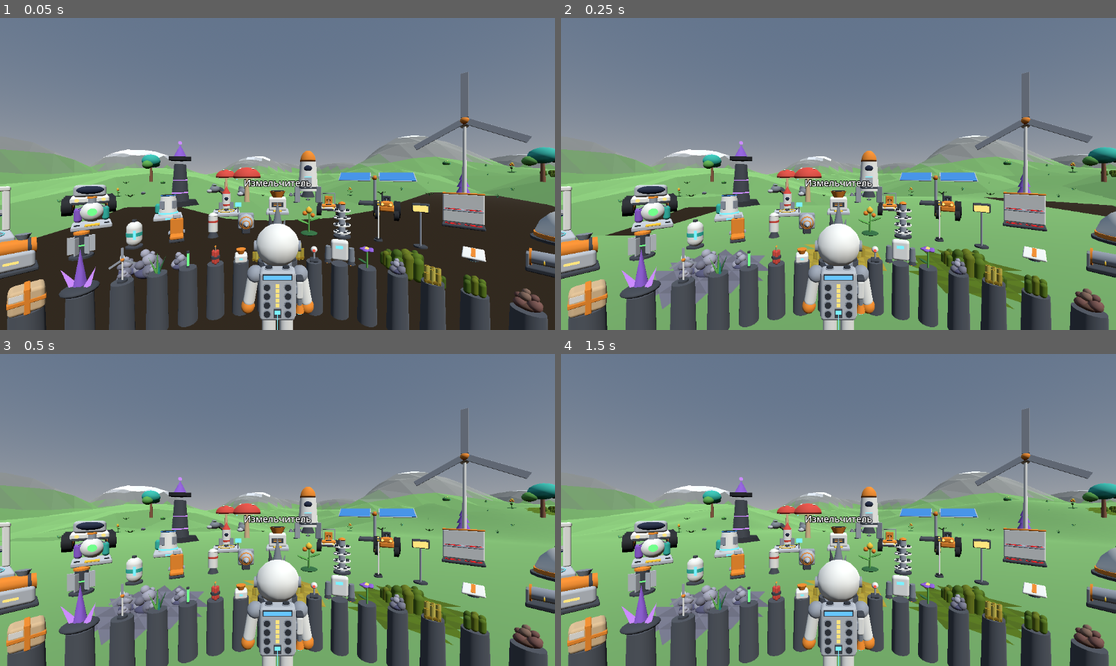
Above: before the commit, frames 1-4 (two rows, left to right).
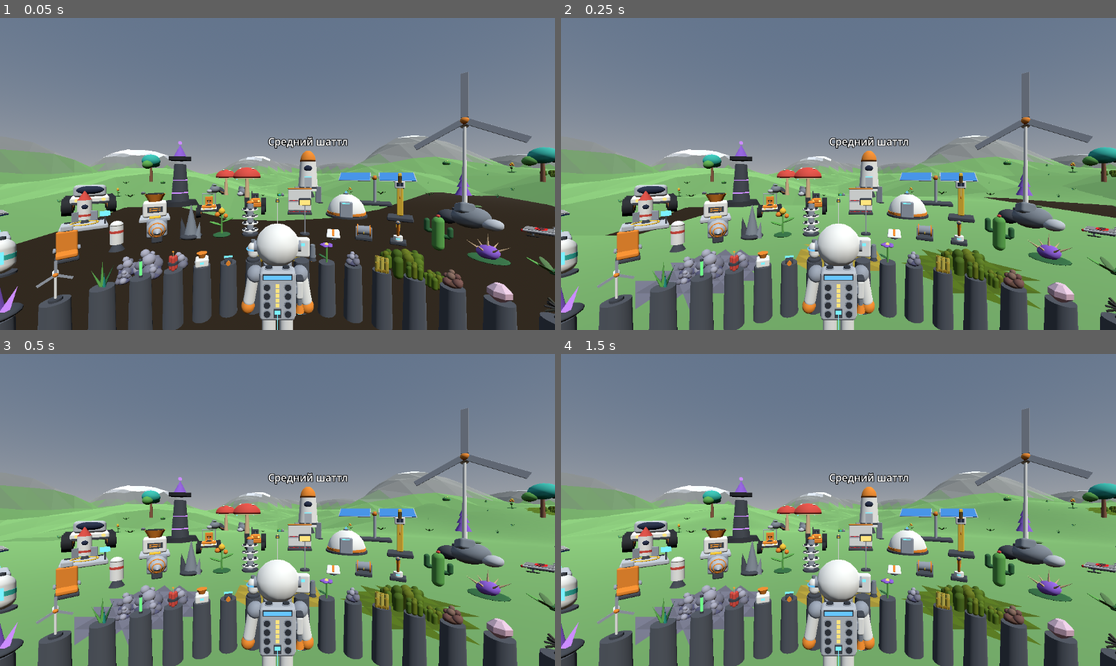
Above: after the commit, the same moments.

Repository: Vano3667/Astro-Planet
Game: Godot game, scene res://main.tscn
Same seed, same stepped clock (60 frames per second), same inputs: the game is played once before the commit and once after it.
Inputs:
- Up to frame 1 (0.05 s): no input
- Up to frame 2 (0.25 s): no input
- Up to frame 3 (0.5 s): no input
- Up to frame 4 (1.5 s): tap Enter at 1.25 s

The runs differ from the first frame. In frame 1, 24% of the frame differs, in the area x 0-100%, y 38-100%; in frame 2, 25%; in frame 3, 25%; in frame 4, 25%.

Commit message:
Набор 7 (черновик): 14 моделей растений и находок; STATUS: большие файлы до агента больше не доходят
Описание природы (astro-planet-research, data/appearance/nature.md)
прочитать не удалось: файл не дошёл до агента и без картинок в сообщении.
Модели набора 7 сделаны НЕ по этому описанию, а по общему представлению
агента о том, как выглядят такие растения; с описанием не сверены.
Они стоят только в витрине, на землю не расставляются.
В STATUS записано, что эту длинную беседу пора сменить на новую.

Diff:
--- a/game/models/index.gd
+++ b/game/models/index.gd
@@ -6,6 +6,8 @@
 # Set 5 only replaces existing models (fixes after looking at pictures): no catalog, no palette.
 # Set 6 holds the resource nuggets; the old one-shape "nugget" entries are left out of the
 # catalog (the model itself stays: main.gd may still build it).
+# Set 7 is a DRAFT of plants and research finds that was not checked against the appearance
+# descriptions (see the warning at the top of models_set7.gd). It only adds new models.
 # SMOOTH_IDS: models of any set whose 12-sided cylinders are rebuilt with more sides
 # (seen on sheets 01, 02 and 05, 2026-11-24: small round bases looked faceted).
 # Set 5 does the same for its own list of models from sets 1 and 2 (with 20 sides).
@@ -15,6 +17,7 @@
 const Set4 := preload("res://models/models_set4.gd")
 const Set5 := preload("res://models/models_set5.gd")
 const Set6 := preload("res://models/models_set6.gd")
+const Set7 := preload("res://models/models_set7.gd")
 
 const SMOOTH_IDS := ["tether_post", "beacon", "crystal", "solar_small", "solar_medium", "oxygen_portable", "power_extender", "floodlight", "sensor"]
 const SMOOTH_SIDES := 16
@@ -29,6 +32,9 @@
 
 static func _find_parts(id: String) -> Array:
 	var p: Array = Set5.parts5(id)
+	if not p.is_empty():
+		return p
+	p = Set7.parts7(id)
 	if not p.is_empty():
 		return p
 	p = Set6.parts6(id)
@@ -62,6 +68,8 @@
 
 
 static func get_color(key: String) -> Color:
+	if Set7.PALETTE7.has(key):
+		return Set7.PALETTE7[key]
 	if Set6.PALETTE6.has(key):
 		return Set6.PALETTE6[key]
 	if Set4.PALETTE4.has(key):
@@ -87,4 +95,5 @@
 	all.append_array(Set3.CATALOG3)
 	all.append_array(Set4.CATALOG4)
 	all.append_array(Set6.CATALOG6)
+	all.append_array(Set7.CATALOG7)
 	return all
--- /dev/null
+++ b/game/models/models_set7.gd
@@ -0,0 +1,350 @@
+extends "res://models/models.gd"
+# Model set 7 (DRAFT): plants and research finds.
+#
+# WHERE THE SHAPES COME FROM - read this before trusting the set.
+# These models were NOT made from the collected appearance descriptions. The file
+# astro-planet-research/data/appearance/nature.md (72 KB) did not reach the agent in the
+# session that wrote this set, so nothing here was checked against it. Shapes, proportions
+# and colors are the agent's own general idea of how such plants look in the reference game;
+# any of them may be wrong. Names, sizes in meters and geometry are own.
+# TO DO for the next session: read nature.md in a fresh conversation, compare every model
+# below with its description, fix or delete what does not match, then remove this warning.
+#
+# The models stand only in the showroom (index.gd, CATALOG7). They are not placed on the
+# ground by terrain/scatter.gd and have no behaviour.
+# Written without running the engine and without seeing a picture; checked by
+# tools/check_models.gd. See docs/REVIEW.md for what the agent has really seen.
+
+const PALETTE7 := {
+	"n_lilac": Color(0.94, 0.85, 0.94),
+	"n_lilac_stem": Color(0.80, 0.68, 0.82),
+	"n_orange": Color(0.97, 0.41, 0.03),
+	"n_cream": Color(0.94, 0.91, 0.88),
+	"n_cream_stem": Color(0.86, 0.80, 0.74),
+	"n_pink": Color(0.95, 0.66, 0.76),
+	"n_yellow": Color(0.97, 0.91, 0.03),
+	"n_yellow_soft": Color(0.95, 0.85, 0.30),
+	"n_red": Color(0.92, 0.05, 0.05),
+	"n_maroon": Color(0.45, 0.16, 0.12),
+	"n_maroon_dark": Color(0.30, 0.10, 0.09),
+	"n_olive": Color(0.47, 0.47, 0.03),
+	"n_brown": Color(0.42, 0.28, 0.16),
+	"n_pinklilac": Color(0.85, 0.53, 0.91),
+	"n_pinklilac_dark": Color(0.68, 0.38, 0.76),
+	"n_tongue": Color(0.94, 0.42, 0.84),
+	"n_darkgreen": Color(0.125, 0.22, 0.094),
+	"n_vine": Color(0.78, 0.03, 0.03),
+	"n_bulb": Color(0.72, 0.53, 0.78),
+	"n_beige": Color(0.91, 0.85, 0.72),
+	"n_green": Color(0.345, 0.66, 0.03),
+	"n_green_dark": Color(0.20, 0.42, 0.05),
+	"n_hole": Color(0.07, 0.09, 0.05),
+	"n_violet": Color(0.60, 0.41, 0.72),
+	"n_violet_dark": Color(0.40, 0.27, 0.48),
+	"n_crown": Color(0.97, 0.47, 0.03),
+	"n_paleblue": Color(0.78, 0.85, 0.97),
+	"n_rock": Color(0.45, 0.36, 0.28),
+	"n_crystal": Color(0.25, 0.80, 0.35),
+	"n_cup": Color(0.10, 0.65, 0.62),
+	"n_cup_light": Color(0.45, 0.85, 0.80),
+	"n_frond": Color(0.70, 0.50, 0.85),
+	"n_white": Color(0.94, 0.94, 0.94),
+	"n_belt": Color(0.22, 0.23, 0.25),
+	"n_handle": Color(0.09, 0.66, 0.91),
+}
+
+# Titles are own names. Ring 0 - on pedestals, rings 1 and 2 - on the ground.
+const CATALOG7 := [
+	{"id": "research_rock", "title": "Образец: минерал", "ring": 0},
+	{"id": "research_lump", "title": "Образец: органика", "ring": 0},
+	{"id": "research_device", "title": "Образец: прибор", "ring": 0},
+	{"id": "pop_bulb", "title": "Хлопушка", "ring": 1},
+	{"id": "spike_cap", "title": "Шипогриб", "ring": 1},
+	{"id": "puff_ball", "title": "Пыхтун", "ring": 1},
+	{"id": "spring_pad", "title": "Пружинник", "ring": 1},
+	{"id": "fling_leaf", "title": "Листомёт", "ring": 1},
+	{"id": "bounce_knot", "title": "Красный клубок", "ring": 1},
+	{"id": "dome_shooter", "title": "Купол-стрелок", "ring": 2},
+	{"id": "spit_bulb", "title": "Плевун", "ring": 2},
+	{"id": "gas_horn", "title": "Газовый рог", "ring": 2},
+	{"id": "whip_stalk", "title": "Хлыстень", "ring": 2},
+	{"id": "fin_fan", "title": "Парусник", "ring": 2},
+]
+
+
+static func parts7(id: String) -> Array:
+	match id:
+		"pop_bulb":
+			return _pop_bulb7()
+		"spike_cap":
+			return _spike_cap7()
+		"puff_ball":
+			return _puff_ball7()
+		"spring_pad":
+			return _spring_pad7()
+		"fling_leaf":
+			return _fling_leaf7()
+		"bounce_knot":
+			return _bounce_knot7()
+		"whip_stalk":
+			return _whip_stalk7()
+		"gas_horn":
+			return _gas_horn7()
+		"spit_bulb":
+			return _spit_bulb7()
+		"dome_shooter":
+			return _dome_shooter7()
+		"fin_fan":
+			return _fin_fan7()
+		"research_rock":
+			return _research_rock7()
+		"research_lump":
+			return _research_lump7()
+		"research_device":
+			return _research_device7()
+	return []
+
+
+# --- helpers -------------------------------------------------------------------
+
+# Unit direction: tilt is the angle from straight up, yaw turns it around the vertical
+# (yaw 0 looks to +Z, yaw 180 to the front, -Z). Degrees.
+static func _dir7(tilt: float, yaw: float) -> Vector3:
+	var t: float = deg_to_rad(tilt)
+	var a: float = deg_to_rad(yaw)
+	return Vector3(sin(t) * sin(a), cos(t), sin(t) * cos(a))
+
+
+# A cylinder or cone that starts at a point and goes away in the direction (tilt, yaw).
+# d is the diameter at the start, d_top at the far end (-1 = the same, 0 = a sharp tip).
+# Assumes that the model builder turns a part around X first and then around Y; if sticks
+# lean the wrong way on a picture, this is the place to look.
+static func _stick7(d: float, h: float, from: Vector3, c: String, tilt: float, yaw: float, d_top: float = -1.0, seg: int = 8) -> Dictionary:
+	var mid: Vector3 = from + _dir7(tilt, yaw) * (h * 0.5)
+	return cy(d, h, mid.x, mid.y, mid.z, c, tilt, yaw, 0.0, d_top, seg)
+
+
+# Small flattened bumps spread over an ellipsoid: spots on a plant.
+# lo and hi are the lowest and highest elevation of a spot, degrees above the middle.
+static func _spots7(a: Array, count: int, center: Vector3, radii: Vector3, size: float, c: String, lo: float, hi: float, phase: float) -> void:
+	for k in count:
+		var yaw: float = deg_to_rad(phase + 360.0 * float(k) / float(count))
+		var elev: float = deg_to_rad(lerpf(lo, hi, fmod(float(k) * 0.618, 1.0)))
+		var px: float = center.x + radii.x * cos(elev) * sin(yaw)
+		var py: float = center.y + radii.y * sin(elev)
+		var pz: float = center.z + radii.z * cos(elev) * cos(yaw)
+		var s: float = size * (0.75 + 0.5 * fmod(float(k) * 0.37, 1.0))
+		a.append(sp(s, s * 0.6, s, px, py, pz, c))
+
+
+# --- plants meant to be dangerous later (appearance only, not checked) -----------
+
+# A pale lilac head on a stem that widens at the ground, small orange spots. About 1 m tall.
+static func _pop_bulb7() -> Array:
+	var a: Array = [
+		cy(0.30, 0.06, 0.0, 0.03, 0.0, "n_lilac_stem", 0.0, 0.0, 0.0, 0.14, 10),
+		cy(0.12, 0.42, 0.0, 0.27, 0.0, "n_lilac_stem", 0.0, 0.0, 0.0, 0.20, 10),
+		sp(0.60, 0.50, 0.60, 0.0, 0.70, 0.0, "n_lilac"),
+		rb(0.34, 0.12, 0.34, 0.0, 0.91, 0.0, "n_lilac", 0.05),
+	]
+	_spots7(a, 7, Vector3(0.0, 0.70, 0.0), Vector3(0.29, 0.24, 0.29), 0.10, "n_orange", -10.0, 55.0, 15.0)
+	return a
+
+
+# A cream mushroom dome with a pink rim on a thick short stem, orange spots on the cap.
+# About 0.8 m tall.
+static func _spike_cap7() -> Array:
+	var a: Array = [
+		cy(0.36, 0.34, 0.0, 0.17, 0.0, "n_cream_stem", 0.0, 0.0, 0.0, 0.28, 12),
+		cy(0.66, 0.03, 0.0, 0.345, 0.0, "n_pink", 0.0, 0.0, 0.0, -1.0, 16),
+		sp(0.72, 0.56, 0.72, 0.0, 0.50, 0.0, "n_cream"),
+	]
+	_spots7(a, 8, Vector3(0.0, 0.50, 0.0), Vector3(0.35, 0.27, 0.35), 0.11, "n_orange", 5.0, 70.0, 0.0)
+	return a
+
+
+# A yellow ball with big red blotches on a dark red skirt. About 1 m, almost round.
+static func _puff_ball7() -> Array:
+	var a: Array = [
+		cy(0.90, 0.12, 0.0, 0.06, 0.0, "n_maroon", 0.0, 0.0, 0.0, 0.62, 14),
+		cy(0.66, 0.07, 0.0, 0.15, 0.0, "n_maroon_dark", 0.0, 0.0, 0.0, -1.0, 14),
+		sp(0.86, 0.82, 0.86, 0.0, 0.58, 0.0, "n_yellow"),
+	]
+	_spots7(a, 9, Vector3(0.0, 0.58, 0.0), Vector3(0.42, 0.40, 0.42), 0.20, "n_red", -25.0, 70.0, 10.0)
+	return a
+
+
+# Low olive pads pressed to the ground, red spikes on top, brown hooks around.
+# About 1.2 m wide and 0.8 m tall.
+static func _spring_pad7() -> Array:
+	var a: Array = []
+	var pads: Array = [Vector3(-0.28, 0.0, -0.12), Vector3(0.26, 0.0, -0.16), Vector3(0.02, 0.0, 0.24), Vector3(-0.05, 0.0, -0.02)]
+	for k in 4:
+		var p: Vector3 = pads[k]
+		var w: float = 0.56 - 0.05 * float(k)
+		var top: float = 0.09 + 0.03 * float(k)
+		a.append(sp(w, 0.16, w * 0.85, p.x, top, p.z, "n_olive", 0.0, 40.0 * float(k), 0.0))
+		a.append(_stick7(0.10, 0.42 + 0.06 * float(k), Vector3(p.x, top + 0.05, p.z), "n_red", 8.0 + 6.0 * float(k), 90.0 * float(k), 0.0, 6))
+	for k in 5:
+		var yaw: float = 72.0 * float(k) + 20.0
+		var out: Vector3 = _dir7(90.0, yaw)
+		a.append(_stick7(0.07, 0.26, Vector3(out.x * 0.5, 0.05, out.z * 0.5), "n_brown", 60.0, yaw, 0.02, 6))
+	return a
+
+
+# Two wide flat pink-lilac leaves lying on the ground and an upright tongue between them.
+# About 1.7 m wide and 0.6 m tall.
+static func _fling_leaf7() -> Array:
+	return [
+		sp(0.86, 0.07, 0.62, -0.44, 0.07, 0.0, "n_pinklilac", 0.0, 0.0, -7.0),
+		sp(0.86, 0.07, 0.62, 0.44, 0.07, 0.0, "n_pinklilac", 0.0, 0.0, 7.0),
+		sp(0.42, 0.10, 0.42, 0.0, 0.06, 0.0, "n_pinklilac_dark"),
+		sp(0.14, 0.52, 0.30, 0.0, 0.32, 0.0, "n_tongue"),
+	]
+
+
+# A dark green knot of roots with ten red vines that rise and bend down again.
+# About 1.3 m wide and 0.9 m tall.
+static func _bounce_knot7() -> Array:
+	var a: Array = [
+		sp(0.62, 0.44, 0.62, 0.0, 0.22, 0.0, "n_darkgreen"),
+		sp(0.34, 0.26, 0.34, 0.16, 0.36, 0.08, "n_darkgreen"),
+		sp(0.30, 0.22, 0.30, -0.18, 0.30, -0.10, "n_darkgreen"),
+	]
+	var from := Vector3(0.0, 0.32, 0.0)
+	for k in 10:
+		var yaw: float = 36.0 * float(k) + 9.0 * float(k % 3)
+		var tilt: float = 20.0 + 10.0 * float(k % 3)
+		var rise: float = 0.50 + 0.06 * float(k % 2)
+		a.append(_stick7(0.08, rise, from, "n_vine", tilt, yaw, 0.06, 6))
+		var bend: Vector3 = from + _dir7(tilt, yaw) * rise
+		a.append(sp(0.07, 0.07, 0.07, bend.x, bend.y, bend.z, "n_vine"))
+		a.append(_stick7(0.06, 0.36, bend, "n_vine", tilt + 75.0, yaw + 20.0, 0.015, 6))
+	return a
+
+
+# A tall thin beige stalk with a bud and red claws on top, growing from a lilac bulb
+# with red spiky vines at the ground. About 2.6 m tall.
+static func _whip_stalk7() -> Array:
+	var a: Array = [
+		sp(0.50, 0.44, 0.50, 0.0, 0.22, 0.0, "n_bulb"),
+		cy(0.08, 1.85, 0.0, 1.30, 0.0, "n_beige", 0.0, 0.0, 0.0, 0.045, 8),
+		sp(0.20, 0.28, 0.20, 0.0, 2.32, 0.0, "n_beige"),
+	]
+	for k in 5:
+		a.append(_stick7(0.09, 0.50, Vector3(0.0, 0.16, 0.0), "n_red", 78.0, 72.0 * float(k) + 10.0, 0.02, 6))
+	for k in 4:
+		a.append(_stick7(0.03, 0.22, Vector3(0.0, 0.9 + 0.32 * float(k), 0.0), "n_beige", 55.0, 95.0 * float(k), 0.015, 5))
+	for k in 4:
+		a.append(_stick7(0.07, 0.24, Vector3(0.0, 2.36, 0.0), "n_red", 28.0, 90.0 * float(k) + 45.0, 0.0, 5))
+	return a
+
+
+# A twisted bright green horn with a row of dark holes on the front and leaf-like growths.
+# About 1.7 m tall.
+static func _gas_horn7() -> Array:
+	var a: Array = [cy(0.50, 0.10, 0.0, 0.05, 0.0, "n_green_dark", 0.0, 0.0, 0.0, 0.40, 10)]
+	for i in 5:
+		var d: float = 0.44 - 0.07 * float(i)
+		var turn: float = 0.9 * float(i)
+		var x: float = 0.13 * sin(turn)
+		var z: float = 0.13 * cos(turn) - 0.13
+		var y: float = 0.22 + 0.25 * float(i)
+		a.append(sp(d, 0.36, d, x, y, z, "n_green"))
+		a.append(sp(0.10, 0.10, 0.06, x, y + 0.02, z - d * 0.5, "n_hole"))
+		a.append(sp(0.24, 0.05, 0.14, x + d * 0.5, y - 0.06, z, "n_green_dark", 0.0, 0.0, 25.0))
+	a.append(_stick7(0.14, 0.30, Vector3(0.13 * sin(3.6), 1.36, 0.13 * cos(3.6) - 0.13), "n_green", 25.0, 200.0, 0.02, 7))
+	return a
+
+
+# A squat violet bulb on root legs with a bent neck that carries a red ball; a small red
+# crest on top. About 1.2 m tall. The neck looks to the front (-Z).
+static func _spit_bulb7() -> Array:
+	var a: Array = [sp(0.72, 0.56, 0.72, 0.0, 0.38, 0.0, "n_violet")]
+	for k in 4:
+		a.append(_stick7(0.12, 0.42, Vector3(0.0, 0.30, 0.0), "n_violet_dark", 118.0, 90.0 * float(k) + 45.0, 0.05, 6))
+	var tilts: Array = [15.0, 50.0, 85.0]
+	var lengths: Array = [0.34, 0.30, 0.26]
+	var p := Vector3(0.0, 0.58, 0.0)
+	for i in 3:
+		var tilt: float = tilts[i]
+		var part_len: float = lengths[i]
+		var thick: float = 0.18 - 0.02 * float(i)
+		a.append(_stick7(thick, part_len, p, "n_violet", tilt, 180.0, thick - 0.02, 8))
+		p += _dir7(tilt, 180.0) * part_len
+		a.append(sp(thick - 0.02, thick - 0.02, thick - 0.02, p.x, p.y, p.z, "n_violet"))
+	a.append(sp(0.30, 0.30, 0.30, p.x, p.y, p.z - 0.06, "n_red"))
+	a.append(_stick7(0.10, 0.20, Vector3(0.0, 0.64, 0.12), "n_red", 20.0, 0.0, 0.0, 5))
+	return a
+
+
+# A dark green dome that sits in the ground with an orange star of spikes on the top.
+# About 0.9 m wide and 0.95 m tall.
+static func _dome_shooter7() -> Array:
+	var a: Array = [
+		cy(0.92, 0.30, 0.0, 0.15, 0.0, "n_darkgreen", 0.0, 0.0, 0.0, 0.86, 16),
+		sp(0.86, 0.60, 0.86, 0.0, 0.30, 0.0, "n_darkgreen"),
+		cy(0.30, 0.06, 0.0, 0.60, 0.0, "n_crown", 0.0, 0.0, 0.0, -1.0, 10),
+		_stick7(0.10, 0.34, Vector3(0.0, 0.60, 0.0), "n_crown", 0.0, 0.0, 0.0, 6),
+	]
+	for k in 6:
+		a.append(_stick7(0.09, 0.30, Vector3(0.0, 0.60, 0.0), "n_crown", 58.0, 60.0 * float(k), 0.0, 6))
+	return a
+
+
+# --- a harmless plant ----------------------------------------------------------
+
+# A bundle of five flat pale blue blades like sails, a yellow base, pink tips.
+# About 1.3 m tall.
+static func _fin_fan7() -> Array:
+	var a: Array = [sp(0.42, 0.22, 0.32, 0.0, 0.11, 0.0, "n_yellow_soft")]
+	for k in 5:
+		var side: float = float(k) - 2.0
+		var lean: float = side * 15.0
+		var r: float = deg_to_rad(lean)
+		var blade: float = 1.15 - 0.12 * absf(side)
+		var depth: float = 0.03 * side
+		a.append(sp(0.30, blade, 0.05, -sin(r) * blade * 0.5, 0.14 + cos(r) * blade * 0.5, depth, "n_paleblue", 0.0, 0.0, lean))
+		a.append(sp(0.12, 0.10, 0.06, -sin(r) * blade, 0.14 + cos(r) * blade, depth, "n_pink"))
+	return a
+
+
+# --- research finds (a medium item: about two small slots wide) -------------------
+
+# A brown boulder with green crystals sticking out.
+static func _research_rock7() -> Array:
+	var a: Array = [
+		cy(0.62, 0.34, 0.0, 0.17, 0.0, "n_rock", 0.0, 20.0, 0.0, 0.44, 6),
+		sp(0.36, 0.26, 0.34, 0.14, 0.34, -0.05, "n_rock"),
+	]
+	for k in 4:
+		a.append(_stick7(0.12, 0.34 + 0.05 * float(k), Vector3(-0.05 + 0.04 * float(k), 0.30, 0.02 * float(k)), "n_crystal", 14.0 + 9.0 * float(k), 95.0 * float(k) + 30.0, 0.03, 5))
+	return a
+
+
+# A round teal lump in a cup with lilac fronds and light bubbles.
+static func _research_lump7() -> Array:
+	var a: Array = [
+		cy(0.44, 0.20, 0.0, 0.10, 0.0, "n_cup", 0.0, 0.0, 0.0, 0.56, 10),
+		sp(0.52, 0.34, 0.52, 0.0, 0.30, 0.0, "n_cup"),
+		sp(0.13, 0.13, 0.13, 0.20, 0.36, 0.10, "n_cup_light"),
+		sp(0.11, 0.11, 0.11, -0.18, 0.34, 0.14, "n_cup_light"),
+		sp(0.10, 0.10, 0.10, 0.02, 0.33, -0.24, "n_cup_light"),
+	]
+	for k in 5:
+		var yaw: float = 72.0 * float(k)
+		var mid: Vector3 = Vector3(0.0, 0.38, 0.0) + _dir7(32.0, yaw) * 0.22
+		a.append(sp(0.12, 0.44, 0.20, mid.x, mid.y, mid.z, "n_frond", 32.0, yaw, 0.0))
+	return a
+
+
+# A white drum with a dark belt, a blue carrying handle on the side and a small light on top.
+static func _research_device7() -> Array:
+	return [
+		cy(0.44, 0.05, 0.0, 0.025, 0.0, "n_belt", 0.0, 0.0, 0.0, -1.0, 16),
+		cy(0.52, 0.36, 0.0, 0.23, 0.0, "n_white", 0.0, 0.0, 0.0, -1.0, 16),
+		cy(0.54, 0.09, 0.0, 0.23, 0.0, "n_belt", 0.0, 0.0, 0.0, -1.0, 16),
+		sp(0.50, 0.16, 0.50, 0.0, 0.41, 0.0, "n_white"),
+		rb(0.07, 0.22, 0.16, 0.30, 0.23, 0.0, "n_handle", 0.02),
+		cy(0.12, 0.03, 0.0, 0.495, 0.0, "glow_cyan", 0.0, 0.0, 0.0, -1.0, 12),
+	]
Not shown, changed: docs/STATUS.md
